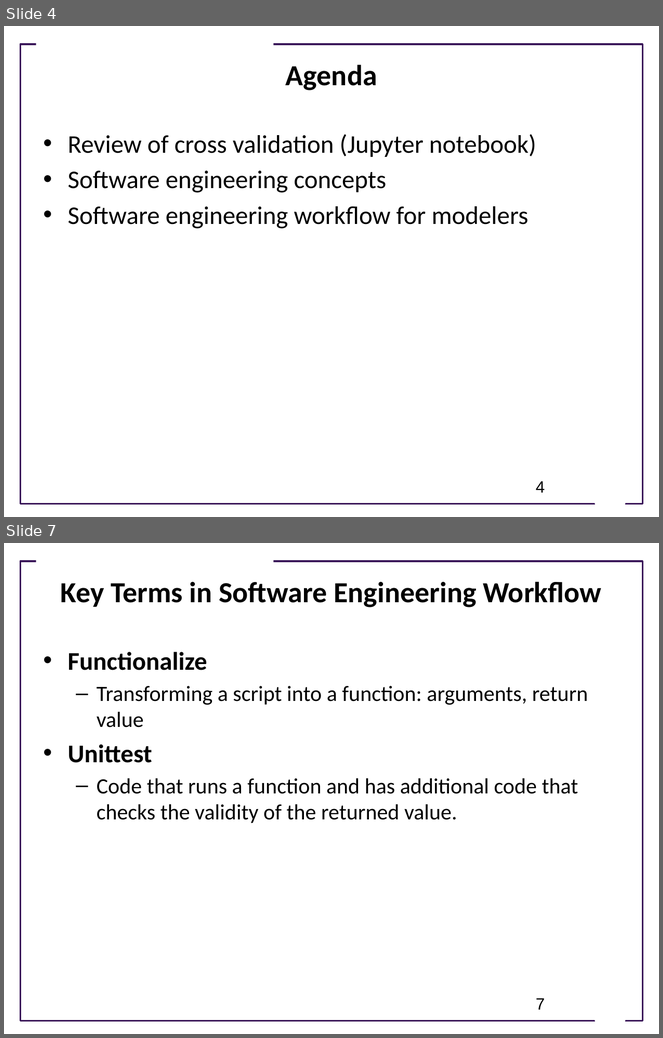
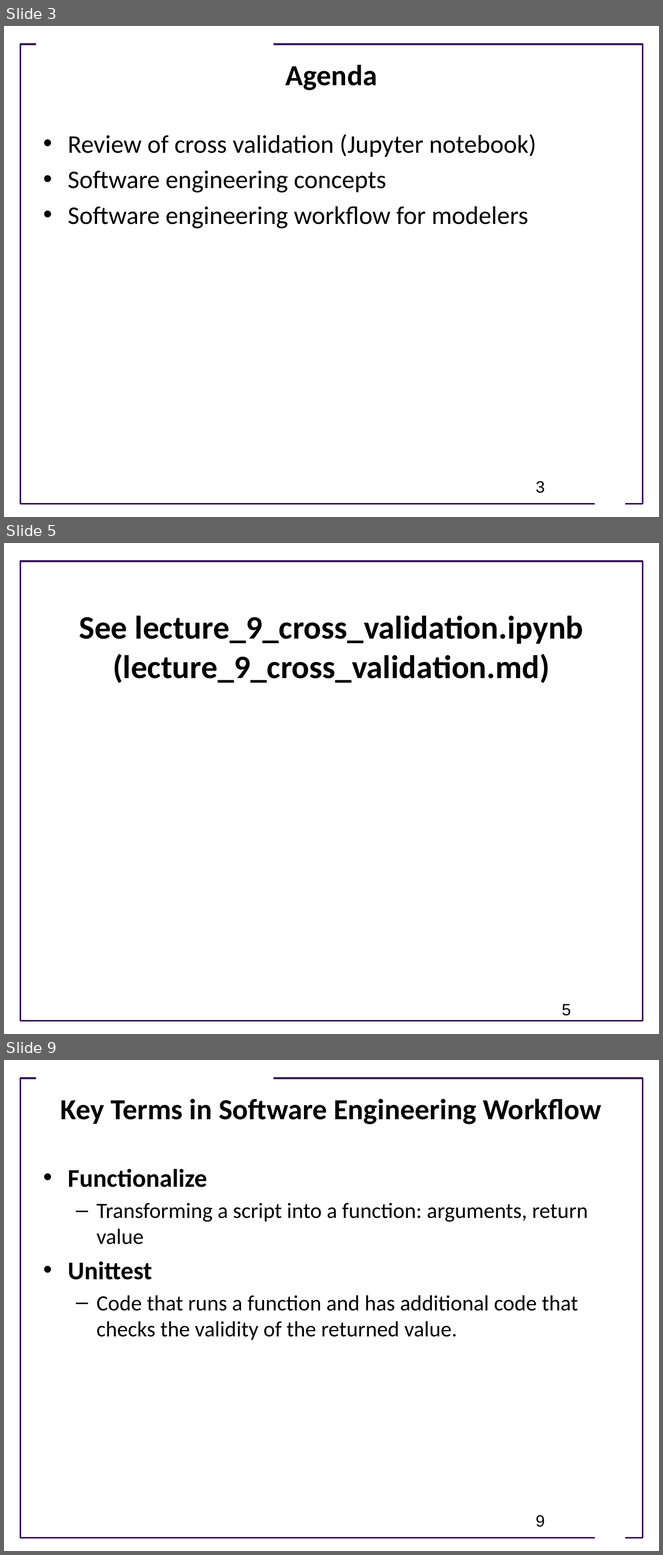
Before and after one commit to ModelEngineering/advancing-biomedical-models, a slide deck: lectures/lecture_10/Lecture_10_Cross_Validation_and_Software_Engineering.pptx. Shown one above the other, each under a label of ours: slides 4 and 7 before the commit, slides 3, 5 and 9 after it; the slides between them are not shown. The pictures are 663x1038 and 663x1555 pixels, drawn with LibreOffice and Linux fonts; fonts in the diff are those of the drawing; background and template pictures are left out. Boxes give left, top, right and bottom in pixels: in the first picture for what was removed or moved away, otherwise in the second. Text is boxed around its words. In the diff, an @@ line names an element or a change of style, - is before the commit and + after.

```diff
--- a/lectures/lecture_10/Lecture_10_Cross_Validation_and_Software_Engineering.pptx
+++ b/lectures/lecture_10/Lecture_10_Cross_Validation_and_Software_Engineering.pptx
@@ slide 5 added at (4,543,659,1034), background #FFFFFF; not listed: 1 template element that a slide beside it also shows @@
@@ title added at (79,615,584,683), 36 pt, text #000000, bold @@
+See lecture_9_cross_validation.ipynb
+(lecture_9_cross_validation.md)
@@ page number added at (562,1004,571,1016), 18 pt, text #000000 @@
+5
@@ what was slide 4 is now slide 3 @@
@@ page number at (536,482,545,493): text changed @@
-4
+3
@@ what was slide 7 is now slide 9 @@
@@ page number at (536,1516,545,1527): text changed @@
-7
+9
```
Also in this commit, not shown: 5 slides changed, 2 other slides added, 1 slide removed.
